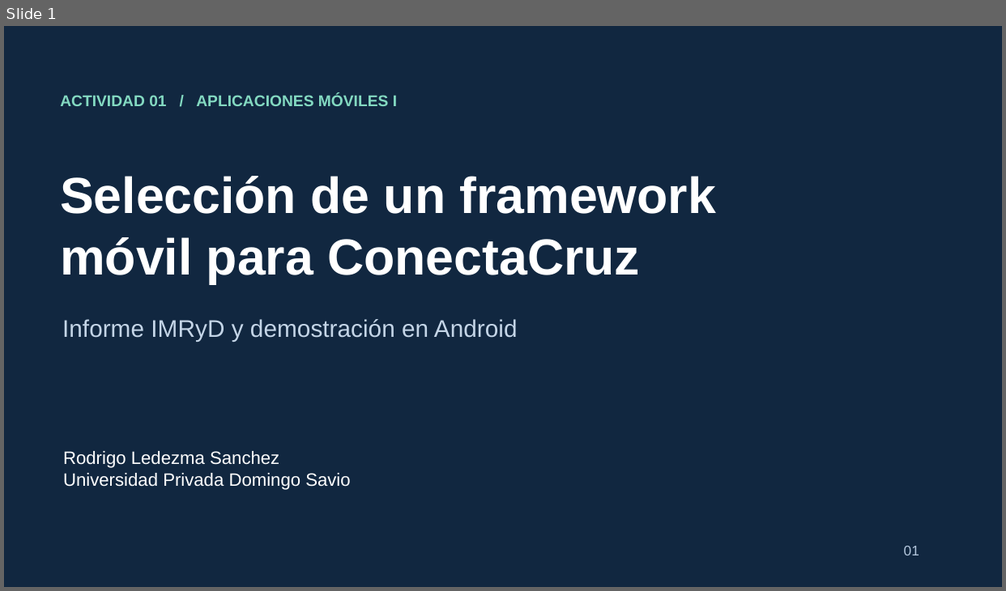
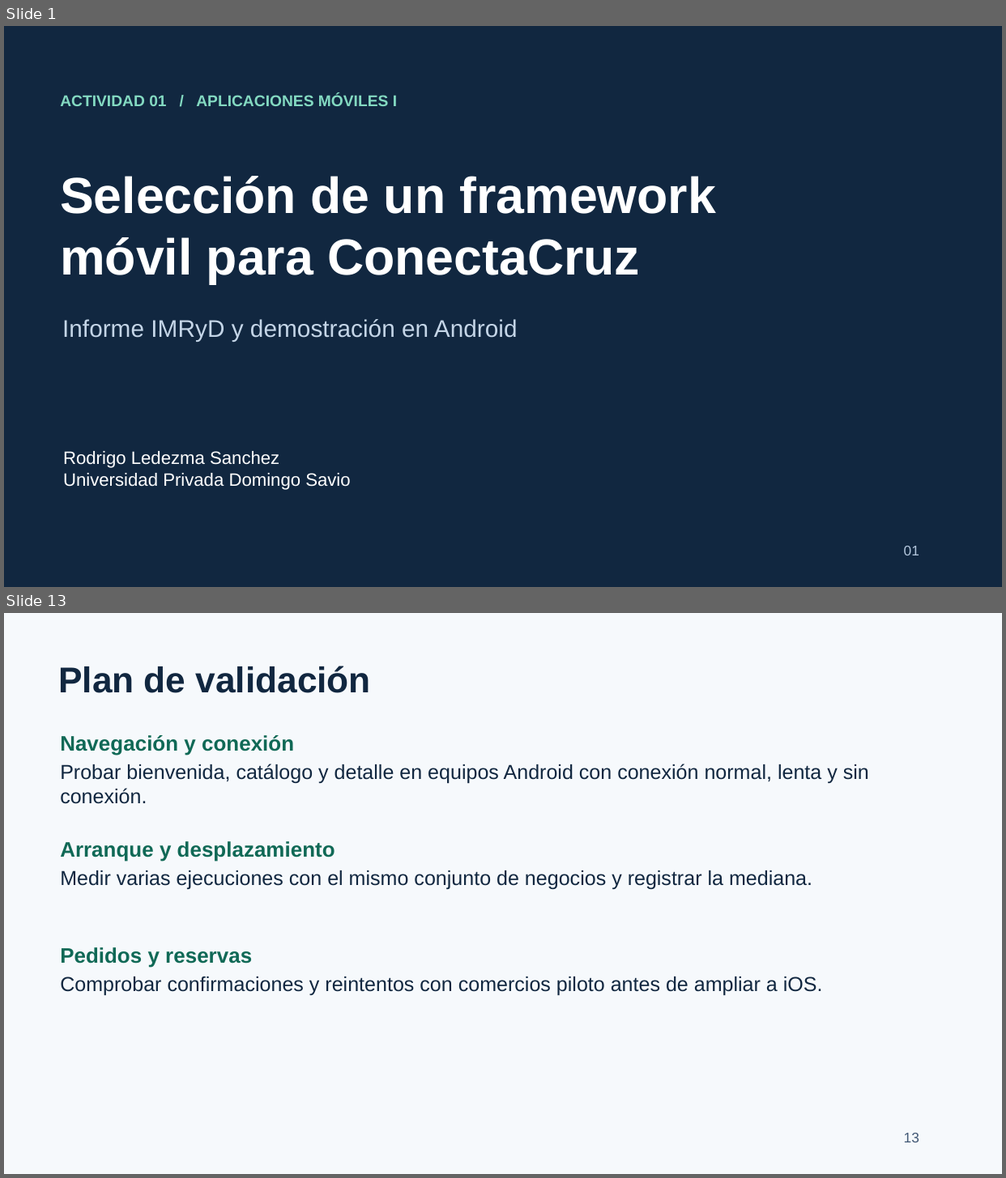
Before and after one commit to ROXIAN120/Aplicaciones-moviles-1, a slide deck: entrega_actividad_01/Presentacion_Defensa_ConectaCruz_Ampliada.pptx. Shown one above the other, each under a label of ours: slide 1 before the commit, slides 1 and 13 after it; the slides between them are not shown. The pictures are 1006x591 and 1006x1178 pixels, drawn with LibreOffice and Linux fonts; fonts in the diff are those of the drawing. Boxes give left, top, right and bottom in pixels: in the first picture for what was removed or moved away, otherwise in the second. Text is boxed around its words. In the diff, an @@ line names an element or a change of style, - is before the commit and + after.

Commit message:
Ampliar el informe y la defensa de ConectaCruz

```diff
--- a/entrega_actividad_01/Presentacion_Defensa_ConectaCruz_Ampliada.pptx
+++ b/entrega_actividad_01/Presentacion_Defensa_ConectaCruz_Ampliada.pptx
@@ slide 13 added at [4,613,1002,1174], background #F6F9FC @@
@@ text added at [58,666,371,693], 34.5 pt, text #112740, bold @@
+Plan de validación
@@ text added at [60,735,294,756], 20.2 pt, text #106956, bold @@
+Navegación y conexión
@@ text added at [60,764,869,804], 19.5 pt, text #112740 @@
+Probar bienvenida, catálogo y detalle en equipos Android con conexión normal, lenta y sin conexión.
@@ text added at [60,841,335,862], 20.2 pt, text #106956, bold @@
+Arranque y desplazamiento
@@ text added at [60,871,812,889], 19.5 pt, text #112740 @@
+Medir varias ejecuciones con el mismo conjunto de negocios y registrar la mediana.
@@ text added at [60,948,252,968], 20.2 pt, text #106956, bold @@
+Pedidos y reservas
@@ text added at [60,977,823,996], 19.5 pt, text #112740 @@
+Comprobar confirmaciones y reintentos con comercios piloto antes de ampliar a iOS.
@@ text added at [904,1133,919,1143], 13.5 pt, text #415875 @@
+13
```
Also in this commit, not shown: 8 slides changed, 5 other slides added, 3 other files.
